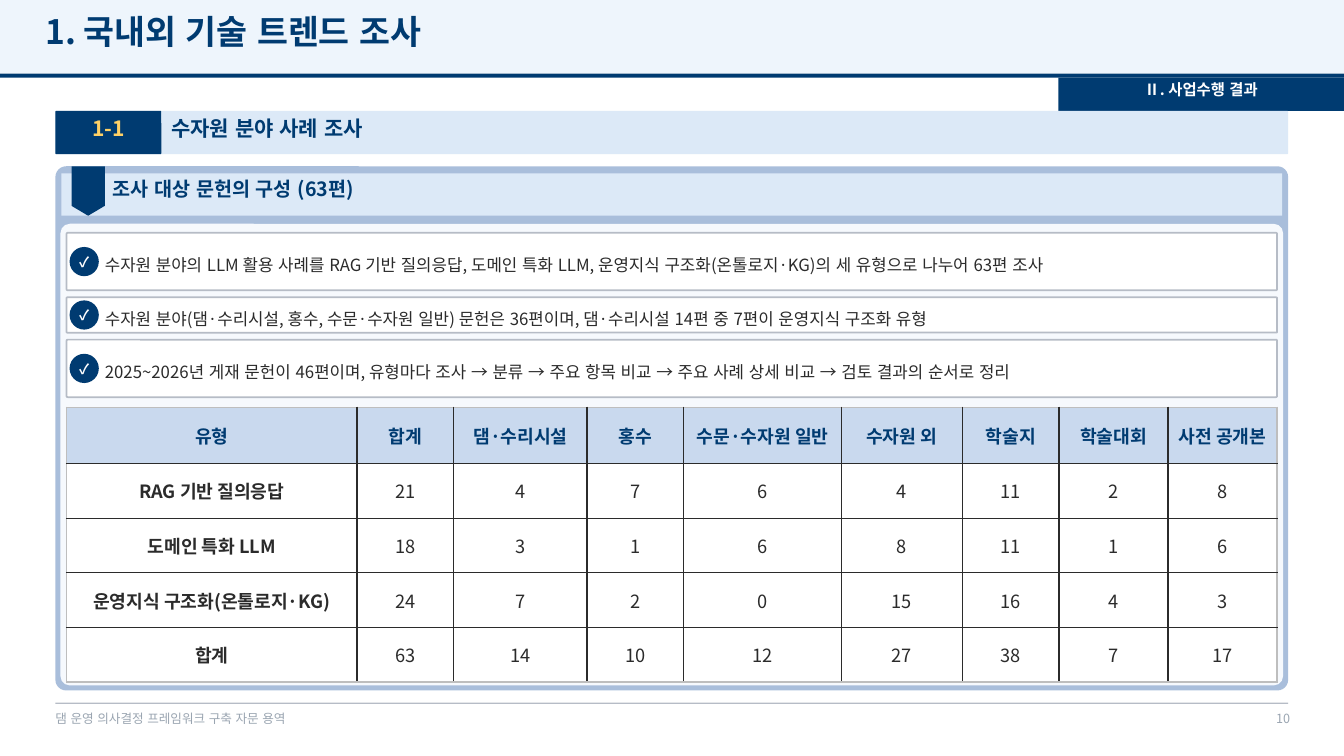
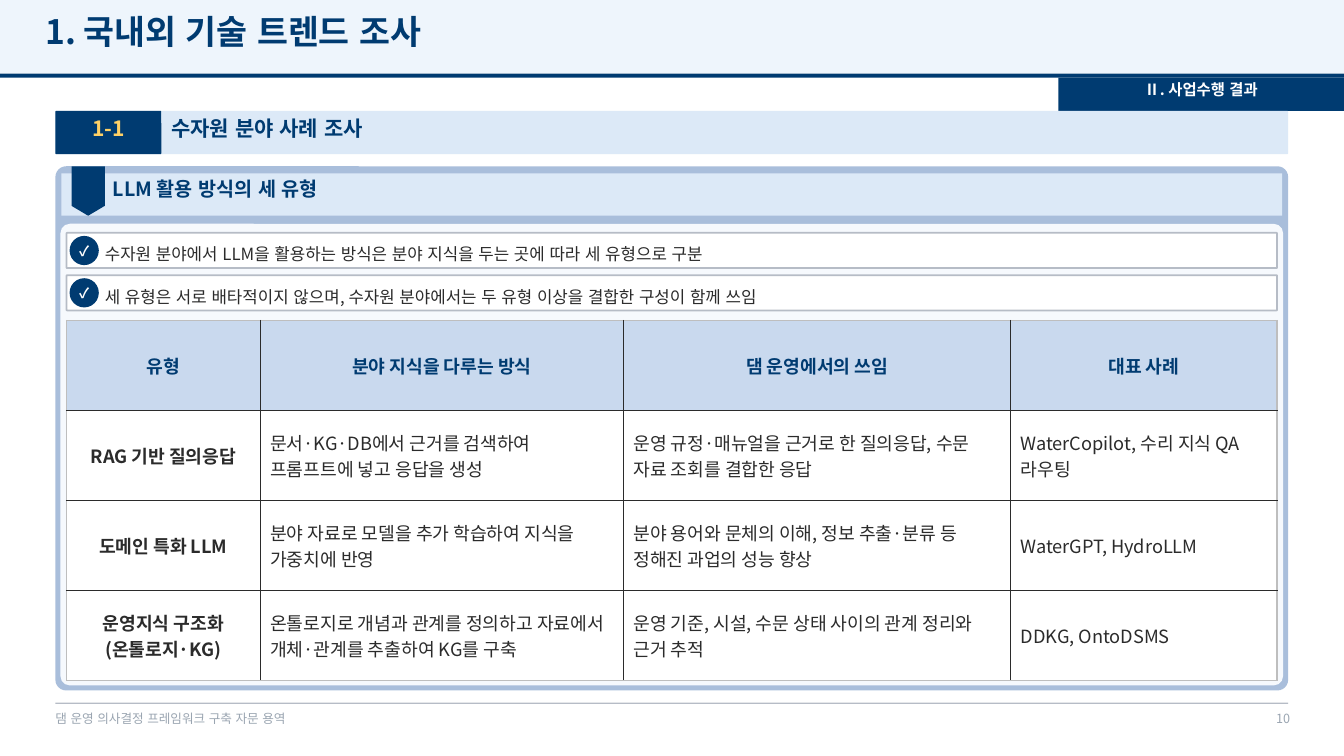
Before and after one commit to mkm1119/KGRAG-LLM, a slide deck: slide 10 of project_khnp/2026.12.09_최종보고회_발표자료_템플릿.pptx. Drawn at 1344x756 pixels with LibreOffice and Linux fonts; fonts in the diff are those of the drawing; background and template pictures are left out. Boxes give left, top, right and bottom in pixels: in the first picture for what was removed or moved away, otherwise in the second. Text is boxed around its words. In the diff, an @@ line names an element or a change of style, - is before the commit and + after.

```diff
--- a/project_khnp/2026.12.09_최종보고회_발표자료_템플릿.pptx
+++ b/project_khnp/2026.12.09_최종보고회_발표자료_템플릿.pptx
@@ text at [113, 179, 318, 198]: text changed @@
-조사 대상 문헌의 구성 (63편)
+LLM 활용 방식의 세 유형
@@ rounded rectangle: place and size @@
-rounded rectangle at [67, 233, 1277, 290]
+rounded rectangle at [67, 233, 1277, 268]
@@ ellipse: place and size @@
-ellipse at [70, 247, 99, 276]
+ellipse at [70, 236, 99, 265]
@@ text "✓": place and size @@
-text "✓" at [70, 247, 99, 276]
+text "✓" at [70, 236, 99, 265]
@@ text at [105, 246, 703, 262]: text changed @@
-수자원 분야의 LLM 활용 사례를 RAG 기반 질의응답, 도메인 특화 LLM, 운영지식 구조화(온톨로지·KG)의 세 유형으로 나누어 63편 조사
+수자원 분야에서 LLM을 활용하는 방식은 분야 지식을 두는 곳에 따라 세 유형으로 구분
@@ 1 rounded rectangle, 1 ellipse, 1 text: place and size @@
-1 rounded rectangle, 1 ellipse, 1 text at [67, 297, 1277, 333]
+1 rounded rectangle, 1 ellipse, 1 text at [67, 275, 1277, 311]
@@ text at [105, 289, 757, 306]: text changed @@
-수자원 분야(댐·수리시설, 홍수, 수문·수자원 일반) 문헌은 36편이며, 댐·수리시설 14편 중 7편이 운영지식 구조화 유형
+세 유형은 서로 배타적이지 않으며, 수자원 분야에서는 두 유형 이상을 결합한 구성이 함께 쓰임
@@ table added at [67, 321, 1276, 681], 4 rows, 4 columns @@
+유형 | 분야 지식을 다루는 방식 | 댐 운영에서의 쓰임 | 대표 사례
+RAG 기반 질의응답 | 문서·KG·DB에서 근거를 검색하여 프롬프트에 넣고 응답을 생성 | 운영 규정·매뉴얼을 근거로 한 질의응답, 수문 자료 조회를 결합한 응답 | WaterCopilot, 수리 지식 QA 라우팅
+도메인 특화 LLM | 분야 자료로 모델을 추가 학습하여 지식을 가중치에 반영 | 분야 용어와 문체의 이해, 정보 추출·분류 등 정해진 과업의 성능 향상 | WaterGPT, HydroLLM
+운영지식 구조화 / (온톨로지·KG) | 온톨로지로 개념과 관계를 정의하고 자료에서 개체·관계를 추출하여 KG를 구축 | 운영 기준, 시설, 수문 상태 사이의 관계 정리와 근거 추적 | DDKG, OntoDSMS
@@ rounded rectangle removed at [67, 340, 1277, 397] @@
@@ ellipse removed at [70, 354, 99, 383] @@
@@ text removed at [70, 354, 99, 383] @@
-✓
@@ text removed at [105, 364, 1010, 381] @@
-2025~2026년 게재 문헌이 46편이며, 유형마다 조사 → 분류 → 주요 항목 비교 → 주요 사례 상세 비교 → 검토 결과의 순서로 정리
@@ table removed at [67, 407, 1276, 681], 5 rows, 9 columns @@
-유형 | 합계 | 댐·수리시설 | 홍수 | 수문·수자원 일반 | 수자원 외 | 학술지 | 학술대회 | 사전 공개본
-RAG 기반 질의응답 | 21 | 4 | 7 | 6 | 4 | 11 | 2 | 8
-도메인 특화 LLM | 18 | 3 | 1 | 6 | 8 | 11 | 1 | 6
-운영지식 구조화(온톨로지·KG) | 24 | 7 | 2 | 0 | 15 | 16 | 4 | 3
-합계 | 63 | 14 | 10 | 12 | 27 | 38 | 7 | 17
```
Also in this commit, not shown: 8 other slides changed, 3 slides added, 13 other files.
